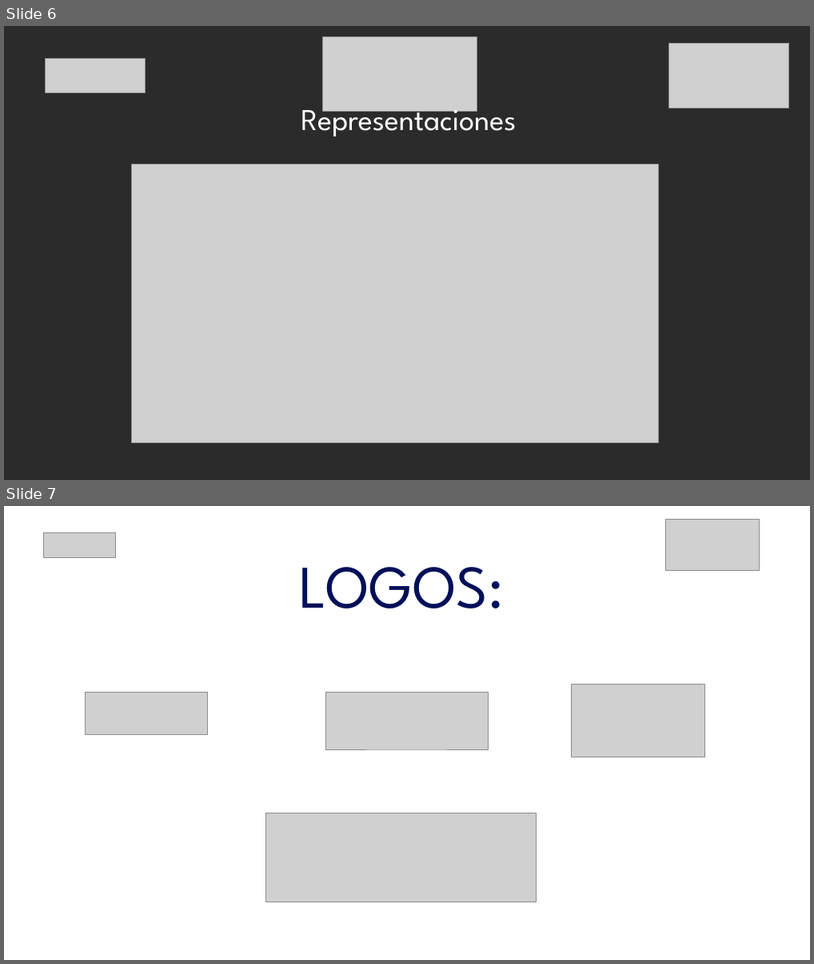
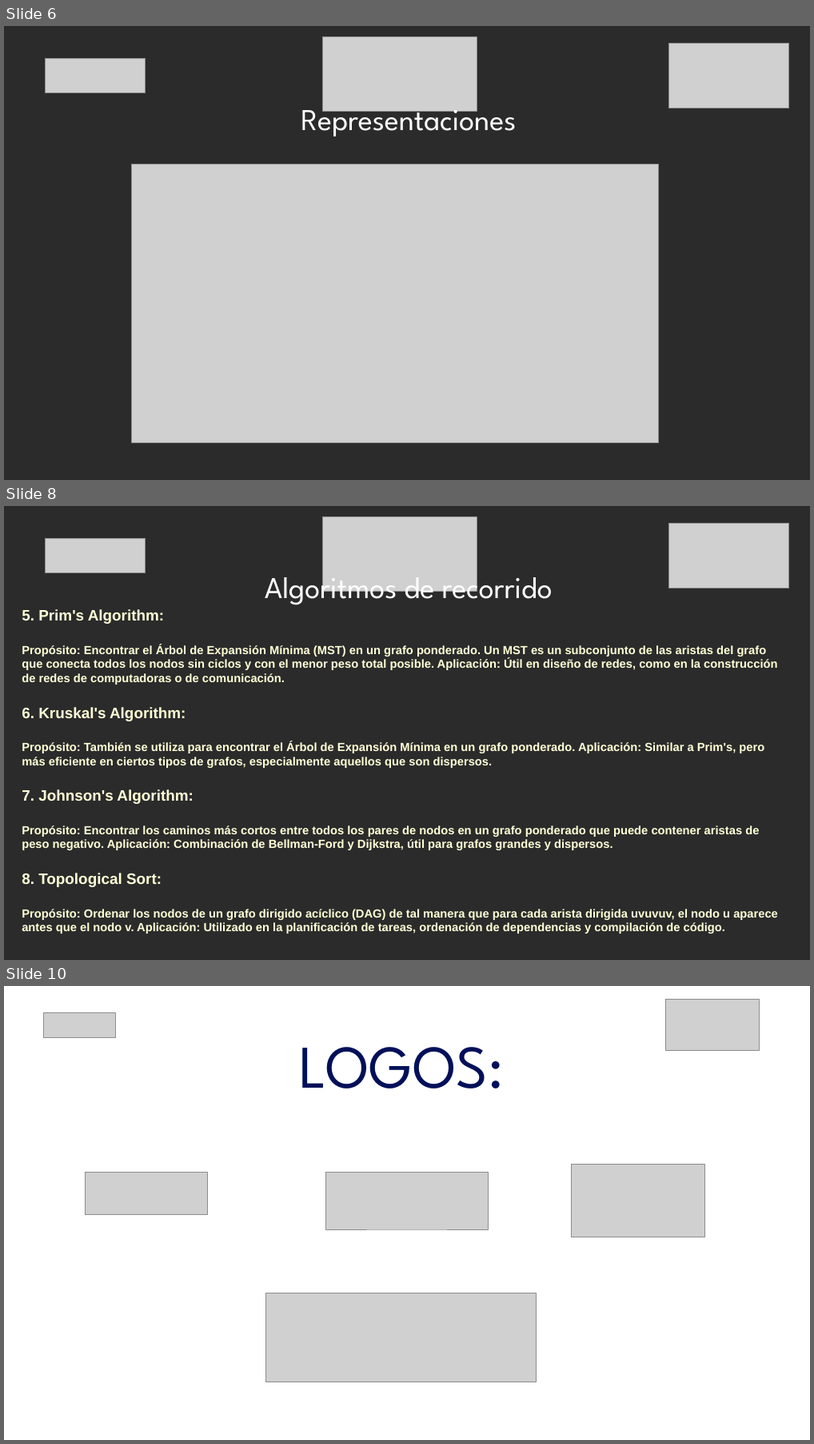
Before and after one commit to jflatorreo/TalentoTech_FullStack, a slide deck: Material pedagógico/Modulo 2/Clase 3/Clase 3 - Modulo 2.pptx. Shown one above the other, each under a label of ours: slides 6 and 7 before the commit, slides 6, 8 and 10 after it; the slides between them are not shown. The pictures are 814x964 and 814x1444 pixels, drawn with LibreOffice and Linux fonts; fonts in the diff are those of the drawing; grey boxes stand for pictures; background and template pictures are left out; a plain dark background stands for a picture behind light text. Boxes give left, top, right and bottom in pixels: in the first picture for what was removed or moved away, otherwise in the second. Text is boxed around its words. In the diff, an @@ line names an element or a change of style, - is before the commit and + after.

```diff
--- a/Material pedagógico/Modulo 2/Clase 3/Clase 3 - Modulo 2.pptx
+++ b/Material pedagógico/Modulo 2/Clase 3/Clase 3 - Modulo 2.pptx
@@ slide 8 added at bbox=[4, 506, 810, 960], background picture (left out) @@
@@ picture added at bbox=[323, 517, 478, 591] @@
@@ picture added at bbox=[670, 523, 790, 588] @@
@@ picture added at bbox=[46, 538, 145, 572] @@
@@ text added at bbox=[265, 568, 553, 608], 36 pt, text #FFFFFF @@
+Algoritmos de recorrido
@@ text added at bbox=[22, 609, 778, 933], 14 pt, text #FFFFD7, bold @@
+5. Prim's Algorithm:
+Propósito: Encontrar el Árbol de Expansión Mínima (MST) en un grafo ponderado. Un MST es un subconjunto de las aristas del grafo que conecta todos los nodos sin ciclos y con el menor peso total posible. Aplicación: Útil en diseño de redes, como en la construcción de redes de computadoras o de comunicación.
+6. Kruskal's Algorithm:
+Propósito: También se utiliza para encontrar el Árbol de Expansión Mínima en un grafo ponderado. Aplicación: Similar a Prim's, pero más eficiente en ciertos tipos de grafos, especialmente aquellos que son dispersos.
+7. Johnson's Algorithm:
+Propósito: Encontrar los caminos más cortos entre todos los pares de nodos en un grafo ponderado que puede contener aristas de peso negativo. Aplicación: Combinación de Bellman-Ford y Dijkstra, útil para grafos grandes y dispersos.
+8. Topological Sort:
+Propósito: Ordenar los nodos de un grafo dirigido acíclico (DAG) de tal manera que para cada arista dirigida uvuvuv, el nodo u aparece antes que el nodo v. Aplicación: Utilizado en la planificación de tareas, ordenación de dependencias y compilación de código.
@@ what was slide 7 is now slide 10 @@
```
Also in this commit, not shown: 2 other slides added, 3 other files.
